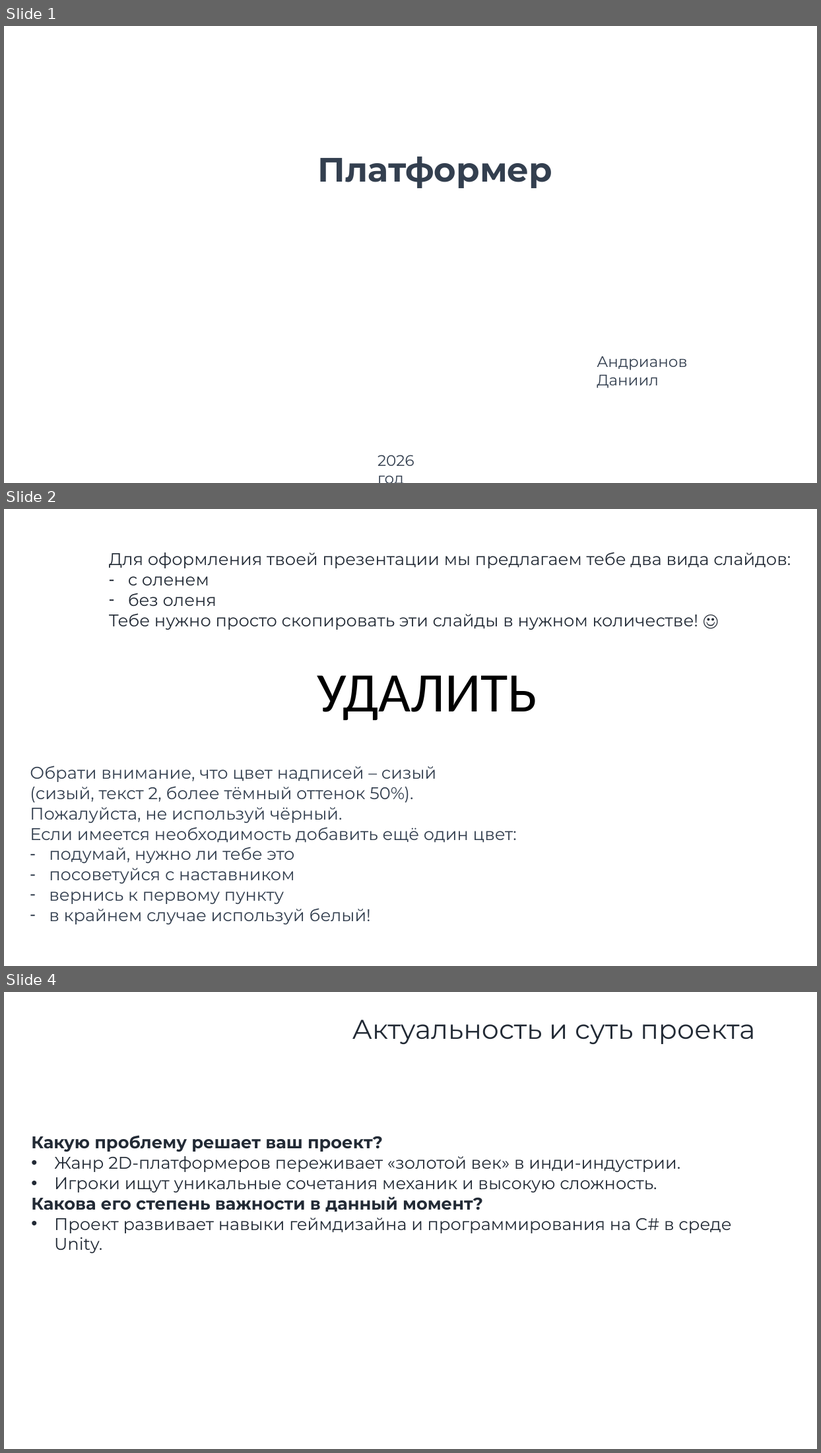
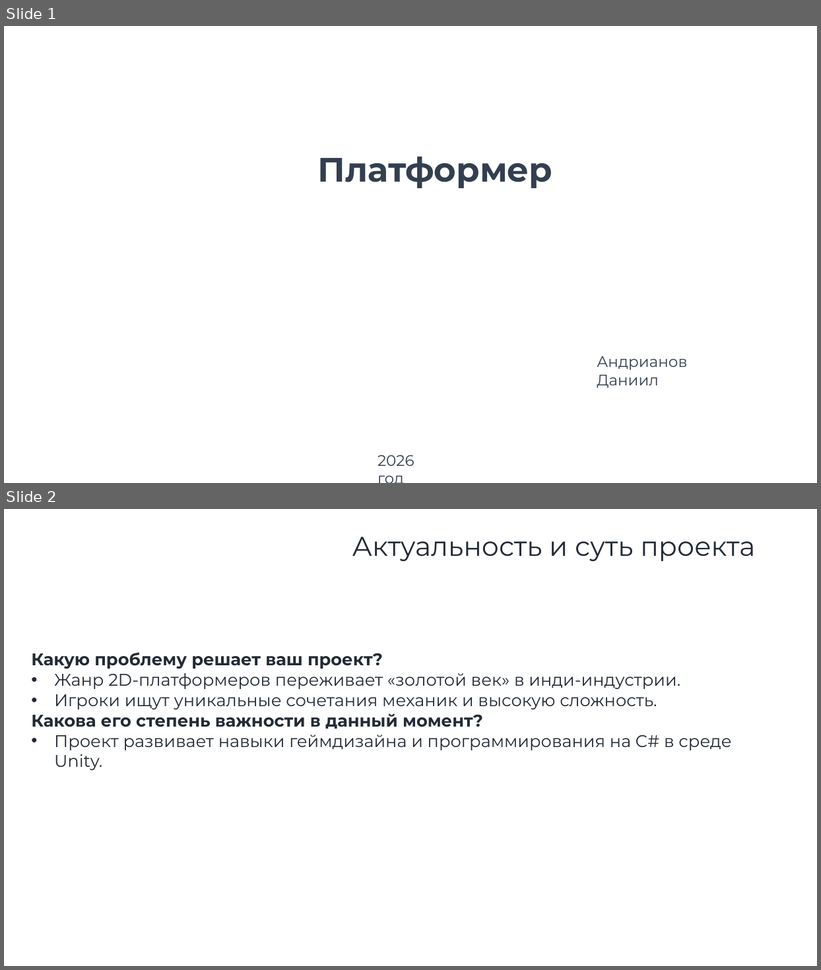
Before and after one commit to dadaneodin/Platformer, a slide deck: Assets/PREZENTACIA/Андрианов Даниил(ПЛАТФОРМЕР)КванториумГаз.pptx. Shown one above the other, each under a label of ours: slides 1, 2 and 4 before the commit, slides 1 and 2 after it; the slides between them are not shown. The pictures are 821x1453 and 821x970 pixels, drawn with LibreOffice and Linux fonts; fonts in the diff are those of the drawing; background and template pictures are left out. Boxes give left, top, right and bottom in pixels: in the first picture for what was removed or moved away, otherwise in the second. Text is boxed around its words. In the diff, an @@ line names an element or a change of style, - is before the commit and + after.

```diff
--- a/Assets/PREZENTACIA/Андрианов Даниил(ПЛАТФОРМЕР)КванториумГаз.pptx
+++ b/Assets/PREZENTACIA/Андрианов Даниил(ПЛАТФОРМЕР)КванториумГаз.pptx
@@ slide 2 removed at (4,509,817,966), background picture (left out) @@
@@ text removed at (109,552,791,630) @@
-Для оформления твоей презентации мы предлагаем тебе два вида слайдов:
-– с оленем
-– без оленя
-Тебе нужно просто скопировать эти слайды в нужном количестве! ☺
@@ text removed at (317,675,537,721) @@
-УДАЛИТЬ
@@ text removed at (30,766,517,925) @@
-Обрати внимание, что цвет надписей – сизый
-(сизый, текст 2, более тёмный оттенок 50%).
-Пожалуйста, не используй чёрный.
-Если имеется необходимость добавить ещё один цвет:
-– подумай, нужно ли тебе это
-– посоветуйся с наставником
-– вернись к первому пункту
-– в крайнем случае используй белый!
@@ what was slide 4 is now slide 2 @@
```
Also in this commit, not shown: 1 other slide removed, 17 other files.
